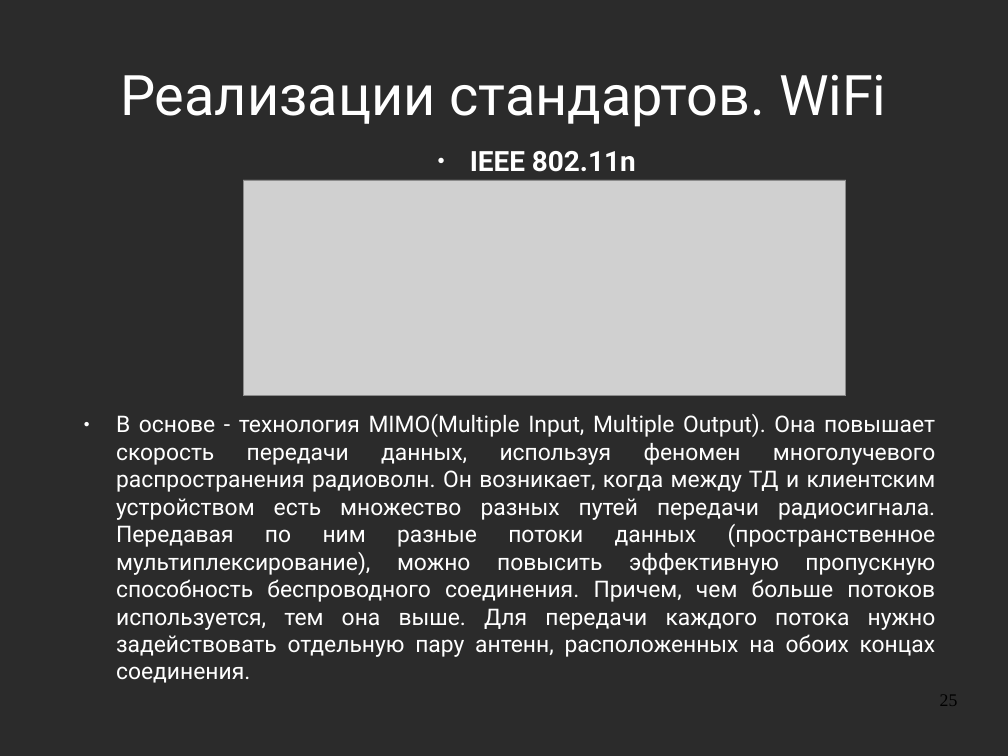
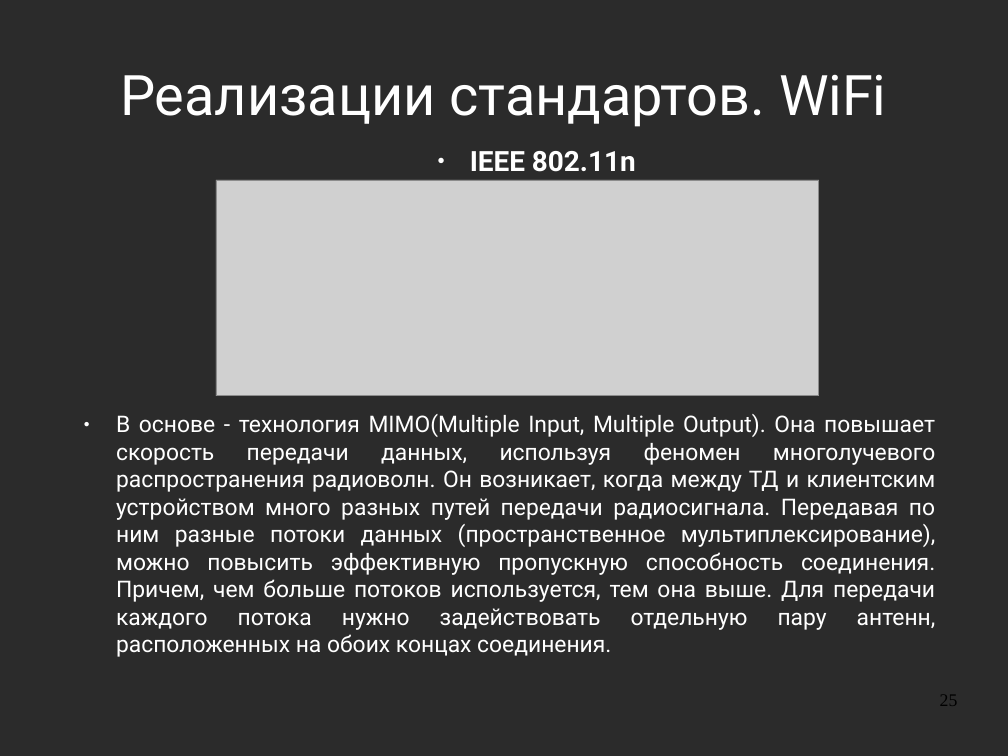
Before and after one commit to aeremenok/a-team-777, a slide deck: slide 25 of 10/smm/doc/eav_wireless.odp. Drawn at 1008x756 pixels with LibreOffice and Linux fonts; fonts in the diff are those of the drawing; grey boxes stand for pictures; background and template pictures are left out; a plain dark background stands for a picture behind light text. Boxes give left, top, right and bottom in pixels: in the first picture for what was removed or moved away, otherwise in the second. Text is boxed around its words. In the diff, an @@ line names an element or a change of style, - is before the commit and + after.

```diff
--- a/10/smm/doc/eav_wireless.odp
+++ b/10/smm/doc/eav_wireless.odp
@@ picture: place and size @@
-picture at (243, 180, 846, 396)
+picture at (216, 180, 819, 396)
@@ text at (116, 414, 936, 657): text changed @@
-● В основе - технология MIMO(Multiple Input, Multiple Output). Она повышает скорость передачи данных, используя феномен многолучевого распространения радиоволн. Он возникает, когда между ТД и клиентским устройством есть множество разных путей передачи радиосигнала. Передавая по ним разные потоки данных (пространственное мультиплексирование), можно повысить эффективную пропускную способность беспроводного соединения. Причем, чем больше потоков используется, тем она выше. Для передачи каждого потока нужно задействовать отдельную пару антенн, расположенных на обоих концах соединения.
+● В основе - технология MIMO(Multiple Input, Multiple Output). Она повышает скорость передачи данных, используя феномен многолучевого распространения радиоволн. Он возникает, когда между ТД и клиентским устройством много разных путей передачи радиосигнала. Передавая по ним разные потоки данных (пространственное мультиплексирование), можно повысить эффективную пропускную способность соединения. Причем, чем больше потоков используется, тем она выше. Для передачи каждого потока нужно задействовать отдельную пару антенн, расположенных на обоих концах соединения.
```
Also in this commit, not shown: 22 other slides changed.
